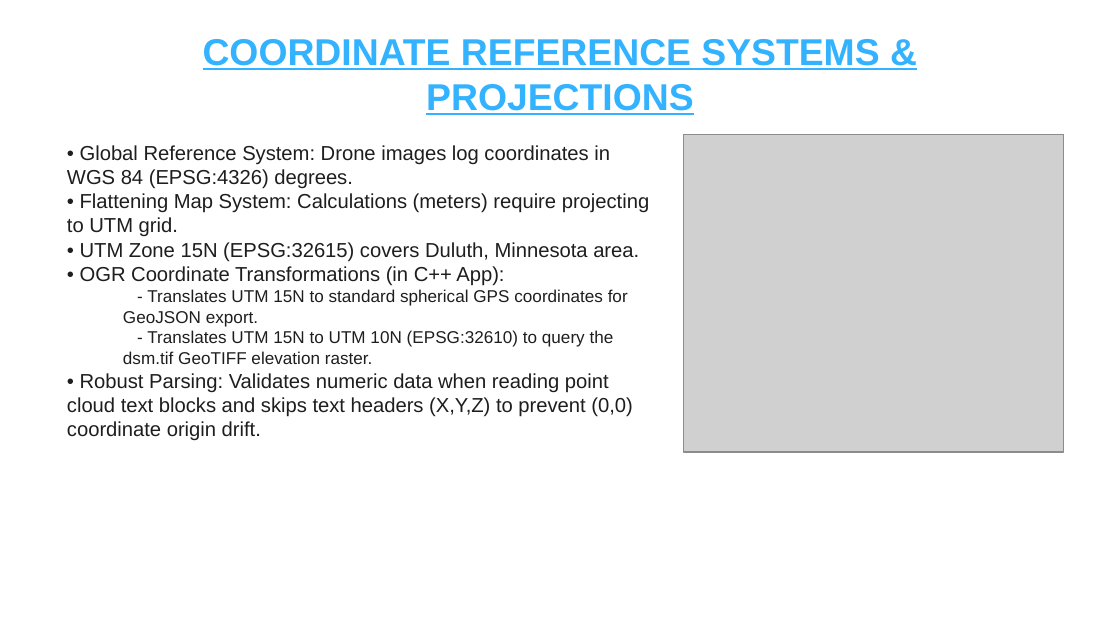
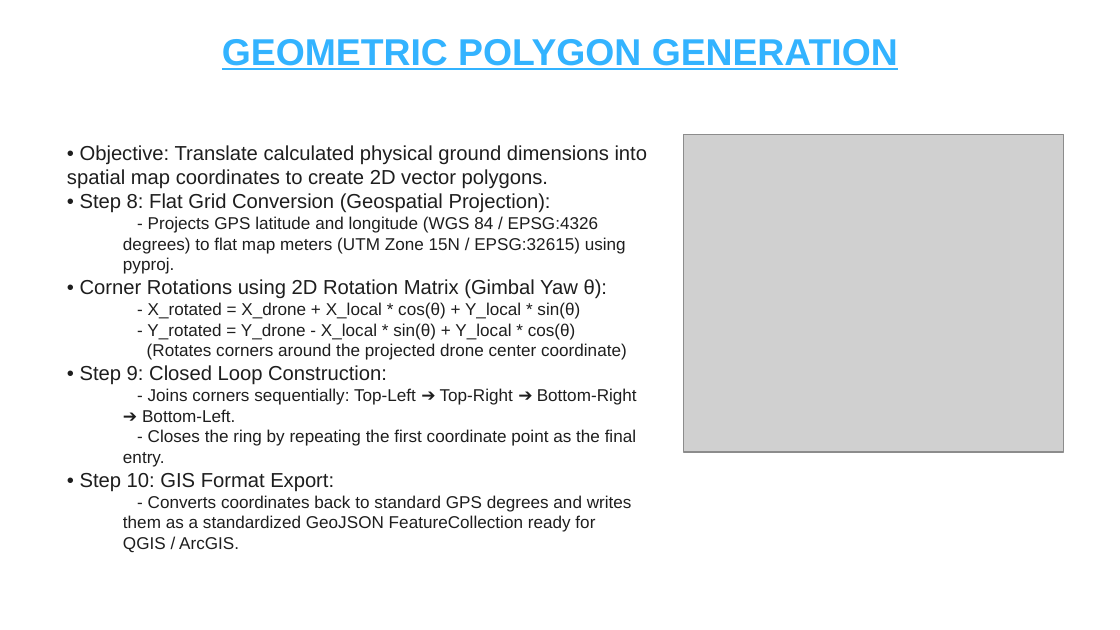
Before and after one commit to kancharlanavyatha/Drone-Footprint-Mapping-using-Qt6, a slide deck: slide 3 of Drone_Footprint_Mapping_and_Metadata_Standards.pptx. Drawn at 1120x630 pixels with LibreOffice and Linux fonts; fonts in the diff are those of the drawing; grey boxes stand for pictures. Boxes give left, top, right and bottom in pixels: in the first picture for what was removed or moved away, otherwise in the second. Text is boxed around its words. In the diff, an @@ line names an element or a change of style, - is before the commit and + after.

Commit message:
Update presentation slides with detailed Mathematical Footprint Computation and Geometric Polygon Generation slides for director review

```diff
--- a/Drone_Footprint_Mapping_and_Metadata_Standards.pptx
+++ b/Drone_Footprint_Mapping_and_Metadata_Standards.pptx
@@ text at (222, 39, 898, 70): text changed @@
-COORDINATE REFERENCE SYSTEMS & PROJECTIONS
+GEOMETRIC POLYGON GENERATION
@@ text at (67, 145, 648, 553): text changed; size 13 to 11 pt @@
-• Global Reference System: Drone images log coordinates in WGS 84 (EPSG:4326) degrees.
-• Flattening Map System: Calculations (meters) require projecting to UTM grid.
-• UTM Zone 15N (EPSG:32615) covers Duluth, Minnesota area.
-• OGR Coordinate Transformations (in C++ App):
-  - Translates UTM 15N to standard spherical GPS coordinates for GeoJSON export.
-  - Translates UTM 15N to UTM 10N (EPSG:32610) to query the dsm.tif GeoTIFF elevation raster.
-• Robust Parsing: Validates numeric data when reading point cloud text blocks and skips text headers (X,Y,Z) to prevent (0,0) coordinate origin drift.
+• Objective: Translate calculated physical ground dimensions into spatial map coordinates to create 2D vector polygons.
+• Step 8: Flat Grid Conversion (Geospatial Projection):
+  - Projects GPS latitude and longitude (WGS 84 / EPSG:4326 degrees) to flat map meters (UTM Zone 15N / EPSG:32615) using pyproj.
+• Corner Rotations using 2D Rotation Matrix (Gimbal Yaw θ):
+  - X_rotated = X_drone + X_local * cos(θ) + Y_local * sin(θ)
+  - Y_rotated = Y_drone - X_local * sin(θ) + Y_local * cos(θ)
+  (Rotates corners around the projected drone center coordinate)
+• Step 9: Closed Loop Construction:
+  - Joins corners sequentially: Top-Left ➔ Top-Right ➔ Bottom-Right ➔ Bottom-Left.
+  - Closes the ring by repeating the first coordinate point as the final entry.
+• Step 10: GIS Format Export:
+  - Converts coordinates back to standard GPS degrees and writes them as a standardized GeoJSON FeatureCollection ready for QGIS / ArcGIS.
```
Also in this commit, not shown: 1 other slide changed.
